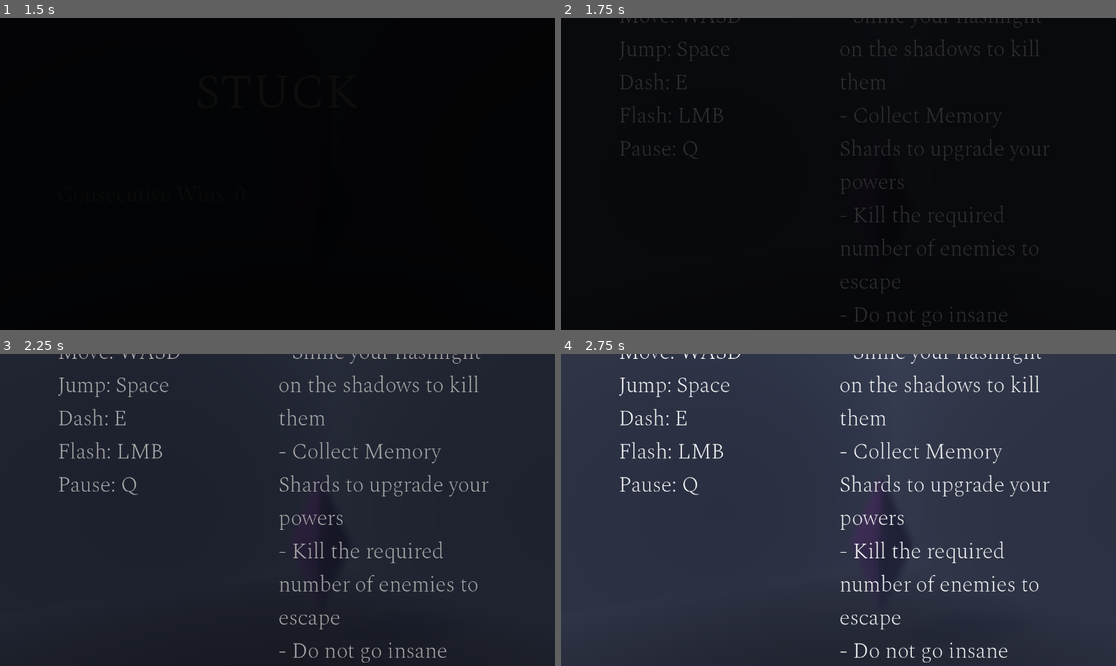
Above: before the commit, frames 1-4 (two rows, left to right).
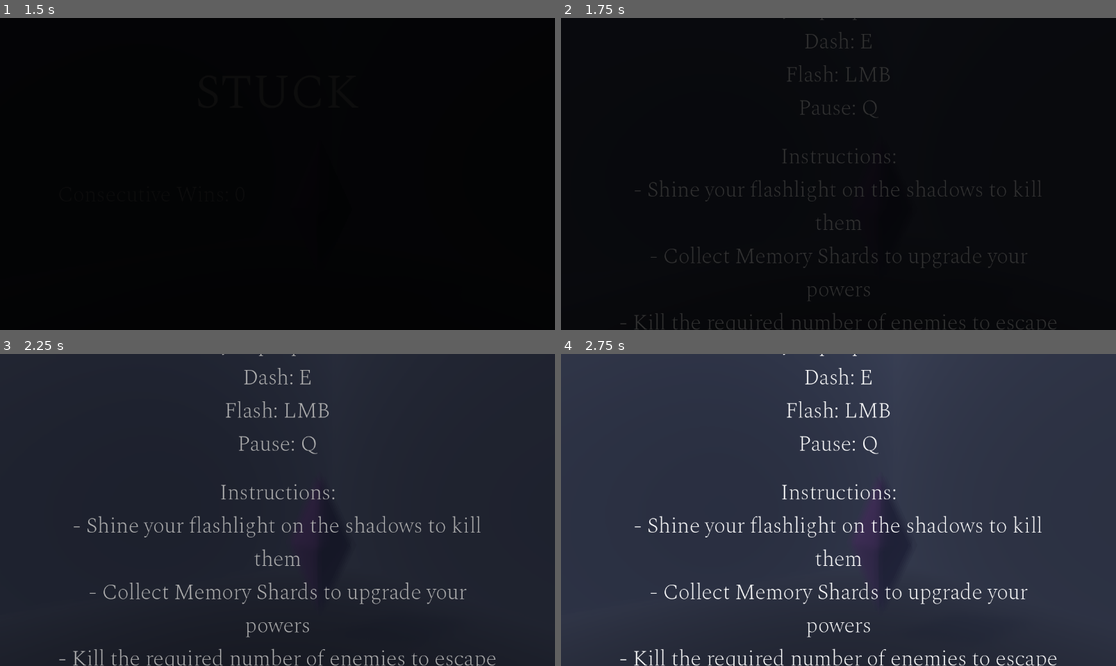
Above: after the commit, the same moments.

Repository: OmarCompiled/Stuck_NULL_BYTES
Game: Godot game, scene res://scenes/menu/main_menu.tscn
The game is run twice, just before and just after one commit, with the same random seed, the same clock (stepped at 60 frames per second) and the same inputs.
Inputs (mouse positions are in pixels of both pictures, inside the frame that each line leads up to):
- Up to frame 1 (1.5 s): click "START" at 0.5 s; tap Enter at 1.25 s; move the mouse to (399, 158) at 1.27 s; hold D (MoveRight) from 1.28 s (still down); hold E (Dash) from 1.28 s (still down)
- Up to frame 2 (1.75 s): keep holding D (MoveRight); keep holding E (Dash); tap Space (Jump) at 1.52 s
- Up to frame 3 (2.25 s): move the mouse to (166, 525) at 2.02 s; release D (MoveRight) at 2.03 s; release E (Dash) at 2.03 s; hold S (MoveBackward) from 2.03 s (still down); click (166, 525) at 2.1 s
- Up to frame 4 (2.75 s): keep holding S (MoveBackward); tap Space (Jump) at 2.27 s

Frame 1 is identical in both runs. In frame 2, 3.8% of the frame differs, in the area x 10-90%, y 0-100%; in frame 3, 7.0%; in frame 4, 7.5%.

Commit message:
Supposedly Minor Fix

Diff:
--- a/godot/scenes/menu/instructions_menu.tscn
+++ b/godot/scenes/menu/instructions_menu.tscn
@@ -44,12 +44,15 @@
 [node name="VBoxContainer" type="VBoxContainer" parent="TextureRect/MarginContainer"]
 layout_mode = 2
 
-[node name="HBoxContainer" type="HBoxContainer" parent="TextureRect/MarginContainer/VBoxContainer"]
+[node name="HBoxContainer" type="VBoxContainer" parent="TextureRect/MarginContainer/VBoxContainer"]
 layout_mode = 2
+size_flags_vertical = 3
+theme_override_constants/separation = 32
 
 [node name="ControlsLabel" type="RichTextLabel" parent="TextureRect/MarginContainer/VBoxContainer/HBoxContainer"]
 layout_mode = 2
 size_flags_horizontal = 3
+size_flags_vertical = 4
 theme_override_fonts/normal_font = ExtResource("3_8am7x")
 theme_override_font_sizes/normal_font_size = 45
 text = "Controls:
@@ -59,10 +62,15 @@
 Flash: LMB
 Pause: Q"
 fit_content = true
+scroll_active = false
+horizontal_alignment = 1
+vertical_alignment = 1
+justification_flags = 171
 
 [node name="InstructionsLabel" type="RichTextLabel" parent="TextureRect/MarginContainer/VBoxContainer/HBoxContainer"]
 layout_mode = 2
 size_flags_horizontal = 3
+size_flags_vertical = 4
 theme_override_fonts/normal_font = ExtResource("3_8am7x")
 theme_override_font_sizes/normal_font_size = 45
 text = "Instructions:
@@ -71,11 +79,14 @@
 - Kill the required number of enemies to escape
 - Do not go insane"
 fit_content = true
+scroll_active = false
+horizontal_alignment = 1
+vertical_alignment = 1
 
 [node name="ReadyButton" type="MenuButton" parent="TextureRect/MarginContainer/VBoxContainer"]
 layout_mode = 2
 size_flags_horizontal = 4
-size_flags_vertical = 10
+size_flags_vertical = 6
 mouse_default_cursor_shape = 2
 theme_override_fonts/font = ExtResource("3_8am7x")
 theme_override_font_sizes/font_size = 60
--- a/godot/scenes/menu/upgrades_menu.tscn
+++ b/godot/scenes/menu/upgrades_menu.tscn
@@ -27,6 +27,7 @@
 expand_mode = 3
 
 [node name="MarginContainer" type="MarginContainer" parent="TextureRect"]
+clip_contents = true
 layout_mode = 1
 anchors_preset = 15
 anchor_right = 1.0
@@ -40,6 +41,7 @@
 
 [node name="VBoxContainer" type="VBoxContainer" parent="TextureRect/MarginContainer"]
 layout_mode = 2
+size_flags_vertical = 4
 
 [node name="RichTextLabel" type="RichTextLabel" parent="TextureRect/MarginContainer/VBoxContainer"]
 layout_mode = 2
@@ -47,17 +49,22 @@
 theme_override_font_sizes/normal_font_size = 100
 text = "UPGRADES"
 fit_content = true
+horizontal_alignment = 1
+vertical_alignment = 1
 
 [node name="CurrencyLabel" type="RichTextLabel" parent="TextureRect/MarginContainer/VBoxContainer"]
 layout_mode = 2
-size_flags_vertical = 2
+size_flags_vertical = 3
 theme_override_fonts/normal_font = ExtResource("4_0a3hm")
 theme_override_font_sizes/normal_font_size = 60
 text = "Memory Shards: "
 fit_content = true
+horizontal_alignment = 1
+vertical_alignment = 1
 
 [node name="HBoxContainer" type="HBoxContainer" parent="TextureRect/MarginContainer/VBoxContainer"]
 layout_mode = 2
+size_flags_horizontal = 4
 
 [node name="Upgrades" type="VBoxContainer" parent="TextureRect/MarginContainer/VBoxContainer/HBoxContainer"]
 layout_mode = 2
@@ -105,8 +112,8 @@
 
 [node name="BackButton" type="MenuButton" parent="TextureRect/MarginContainer/VBoxContainer"]
 layout_mode = 2
-size_flags_horizontal = 0
-size_flags_vertical = 10
+size_flags_horizontal = 4
+size_flags_vertical = 8
 mouse_default_cursor_shape = 2
 theme_override_fonts/font = ExtResource("4_0a3hm")
 theme_override_font_sizes/font_size = 60
